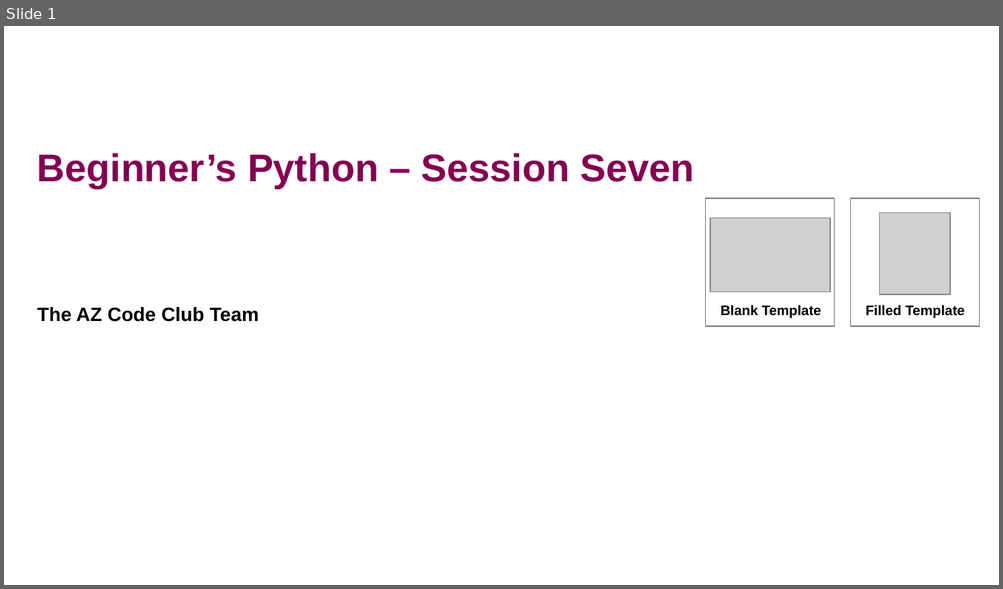
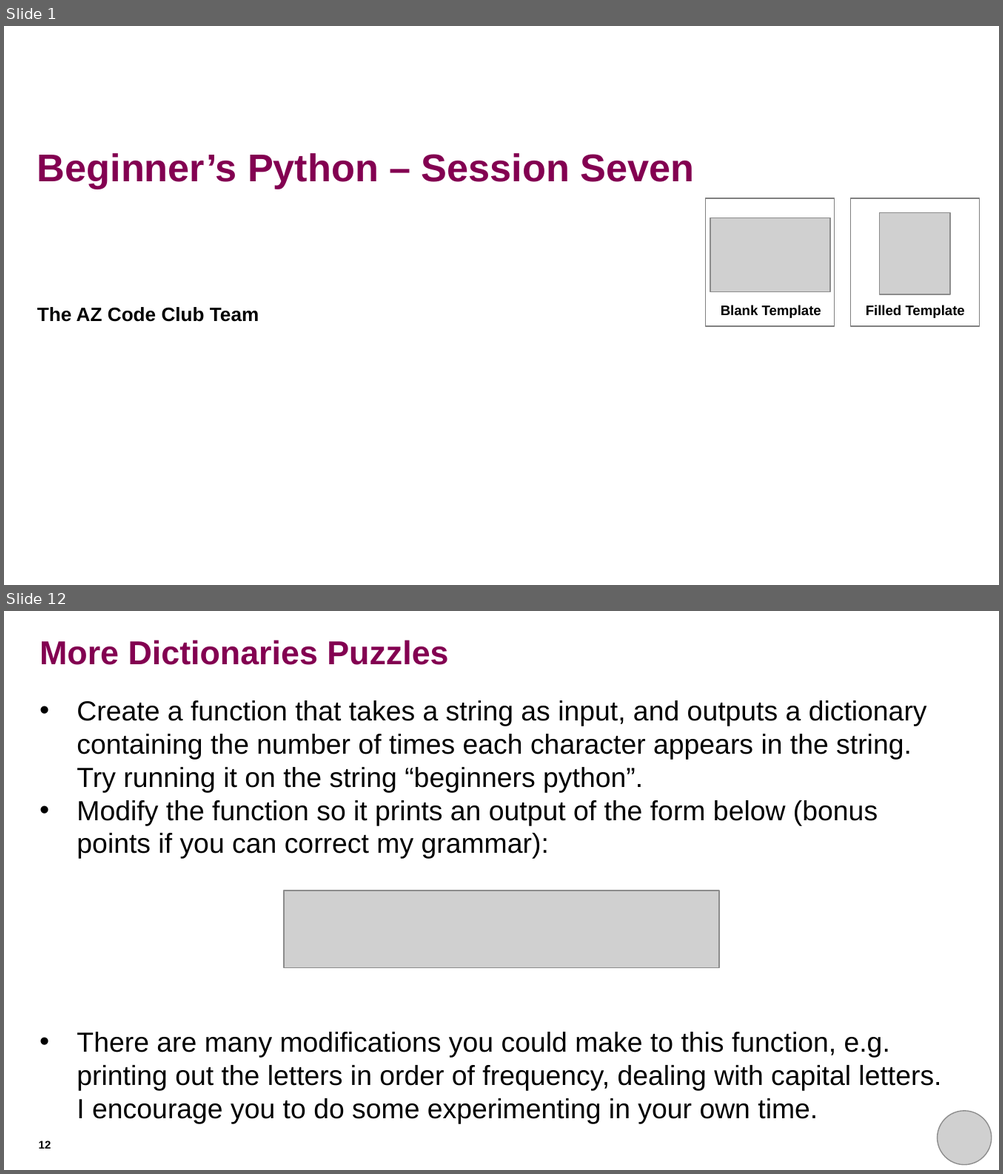
Before and after one commit to rkhetani/beginners-python, a slide deck: session_seven/session_seven_presentation.pptx. Shown one above the other, each under a label of ours: slide 1 before the commit, slides 1 and 12 after it; the slides between them are not shown. The pictures are 1003x589 and 1003x1174 pixels, drawn with LibreOffice and Linux fonts; fonts in the diff are those of the drawing; grey boxes stand for pictures; background and template pictures are left out. Boxes give left, top, right and bottom in pixels: in the first picture for what was removed or moved away, otherwise in the second. Text is boxed around its words. In the diff, an @@ line names an element or a change of style, - is before the commit and + after.

```diff
--- a/session_seven/session_seven_presentation.pptx
+++ b/session_seven/session_seven_presentation.pptx
@@ slide 12 added at (4,611,999,1170), background #FFFFFF @@
@@ title added at (40,640,448,665), 24 pt, text #830051, bold @@
+More Dictionaries Puzzles
@@ text added at (77,701,941,1125), 20 pt, text #000000 @@
+• Create a function that takes a string as input, and outputs a dictionary containing the number of times each character appears in the string. Try running it on the string “beginners python”.
+• Modify the function so it prints an output of the form below (bonus points if you can correct my grammar):
+• There are many modifications you could make to this function, e.g. printing out the letters in order of frequency, dealing with capital letters. I encourage you to do some experimenting in your own time.
@@ picture added at (284,891,718,968) @@
@@ picture added at (937,1111,990,1165) @@
@@ page number added at (39,1141,51,1149), 8 pt, text #000000, bold @@
+12
```
Also in this commit, not shown: 7 slides changed, 8 other slides added, 6 slides removed.
